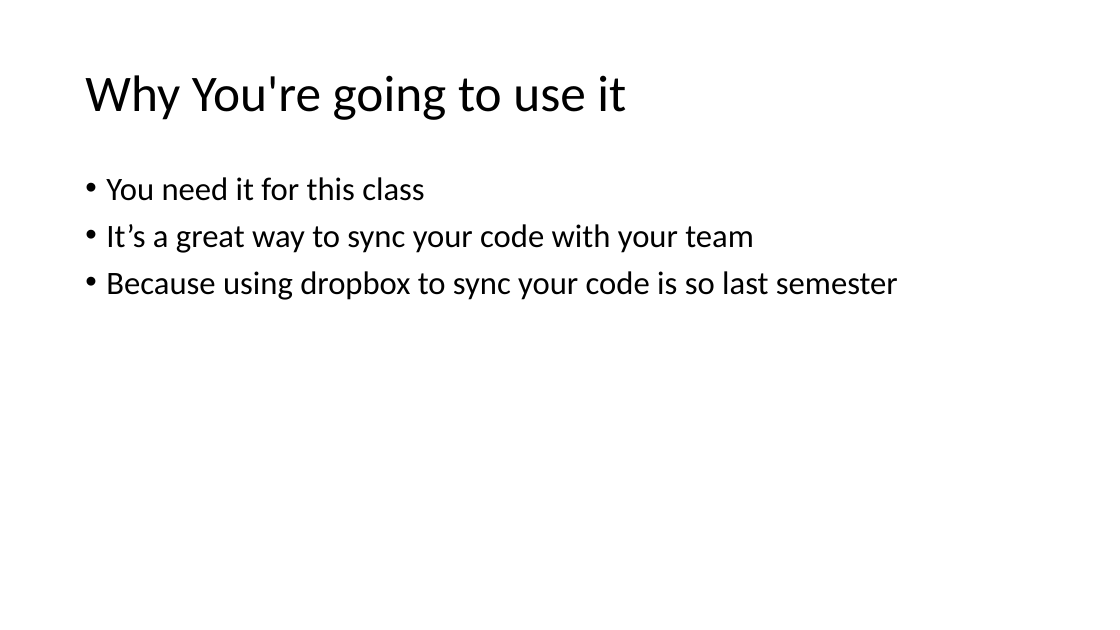
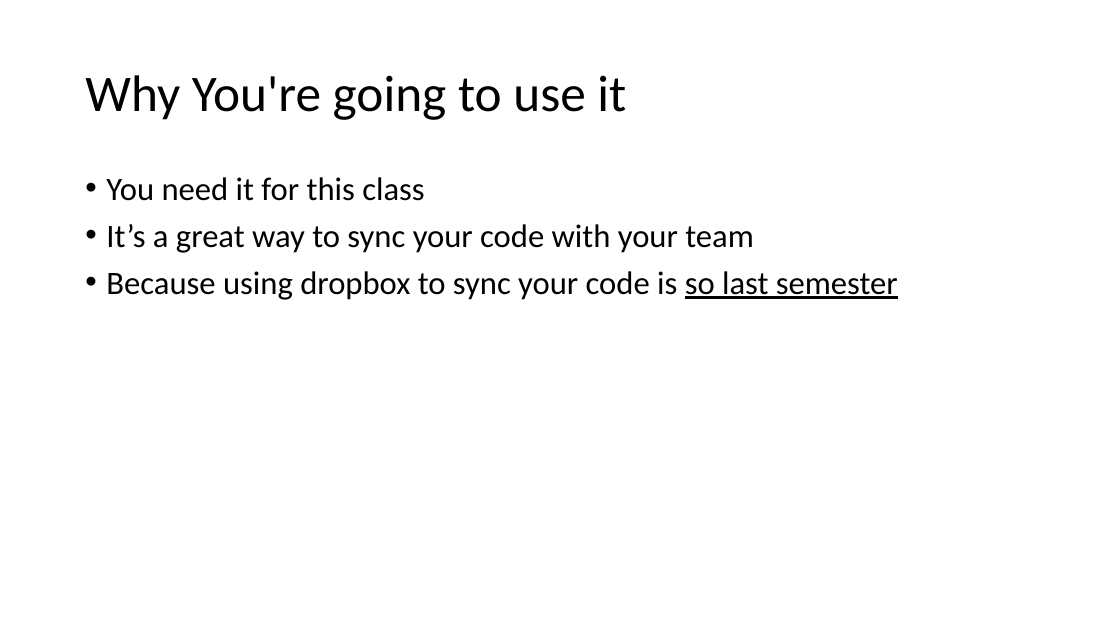
Before and after one commit to shabbir-hussain/ecse321tutorials, a slide deck: slide 5 of 01-githubTutorial1.pptx (slide 4 before the commit). Drawn at 1120x630 pixels with LibreOffice and Linux fonts; fonts in the diff are those of the drawing. Boxes give left, top, right and bottom in pixels: in the first picture for what was removed or moved away, otherwise in the second. Text is boxed around its words. In the diff, an @@ line names an element or a change of style, - is before the commit and + after.

```diff
--- a/01-githubTutorial1.pptx
+++ b/01-githubTutorial1.pptx
@@ text at <box>106,271,898,300</box>: underline on in "so last semester" @@
```
Also in this commit, not shown: 5 other slides changed, 5 slides added, 2 slides removed.
